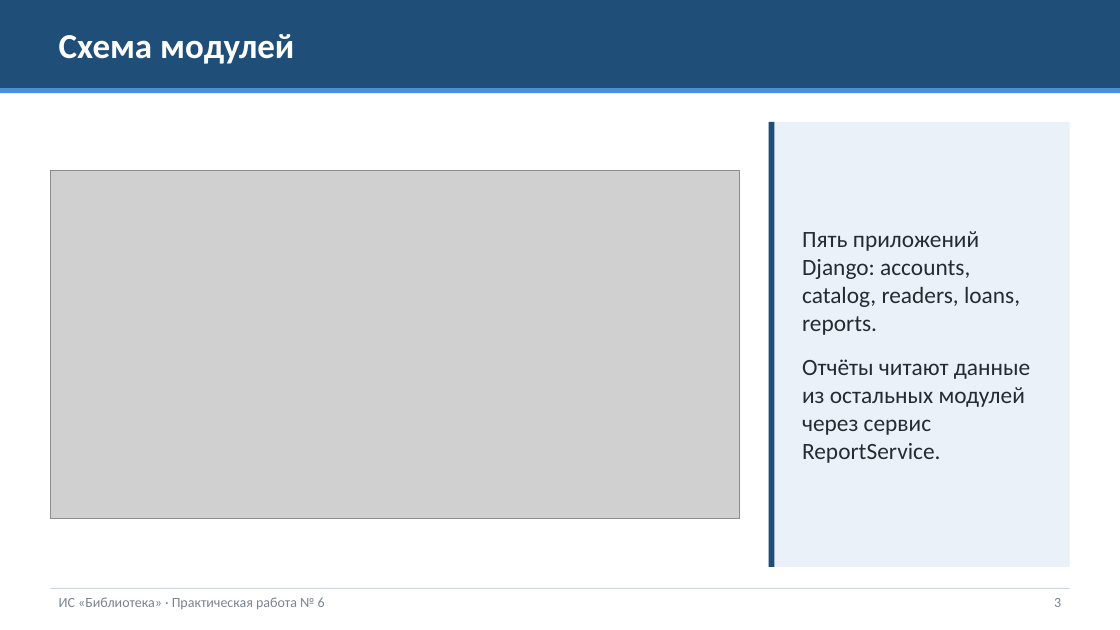
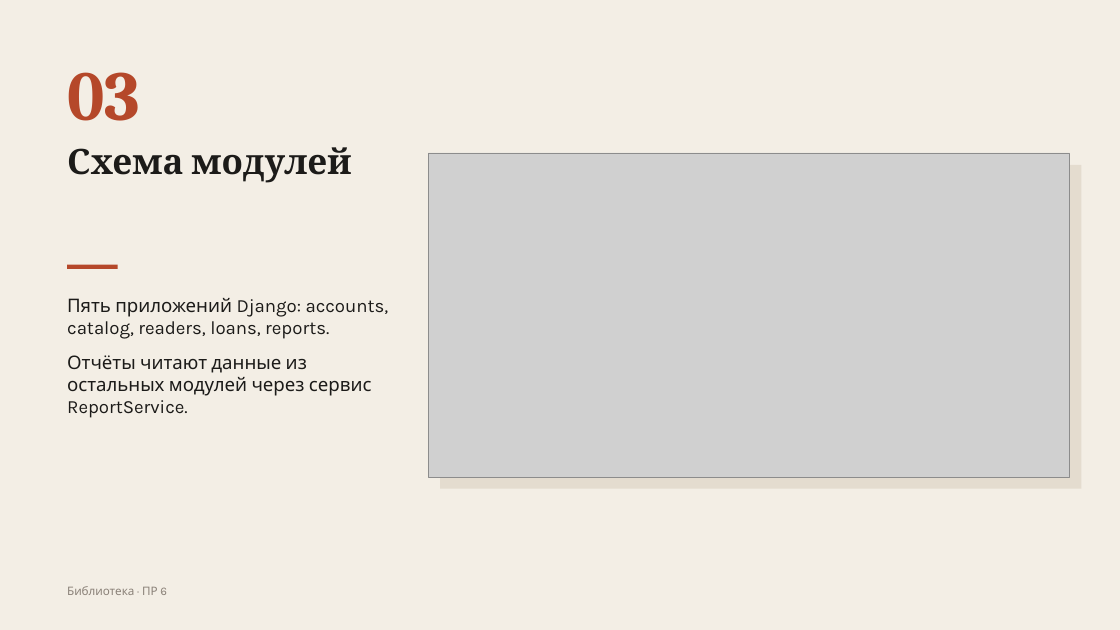
Before and after one commit to aaa111ws/MDK04.01-, a slide deck: slide 3 of pr6/Презентация.pptx. Drawn at 1120x630 pixels with LibreOffice and Linux fonts; fonts in the diff are those of the drawing; grey boxes stand for pictures. Boxes give left, top, right and bottom in pixels: in the first picture for what was removed or moved away, otherwise in the second. Text is boxed around its words. In the diff, an @@ line names an element or a change of style, - is before the commit and + after.

```diff
--- a/pr6/Презентация.pptx
+++ b/pr6/Презентация.pptx
@@ background #FFFFFF to #F3EEE5 @@
@@ rectangle removed at bbox=[0, 0, 1120, 88] @@
@@ rectangle removed at bbox=[0, 88, 1120, 93] @@
@@ text added at bbox=[67, 72, 140, 121], 60 pt, text #B5482A, bold @@
+03
@@ text "Схема модулей": place and size @@
-text "Схема модулей" at bbox=[59, 34, 294, 64]
+text "Схема модулей" at bbox=[67, 147, 351, 183]
@@ text "Схема модулей" at bbox=[67, 147, 351, 183]: font Calibri to Cambria, text colour #FFFFFF to #1C1B19; line spacing 1 to 0.95; vertical alignment middle to top @@
@@ rectangle removed at bbox=[769, 122, 1070, 567] @@
@@ rectangle removed at bbox=[769, 122, 775, 567] @@
@@ picture: place and size @@
-picture at bbox=[50, 171, 739, 518]
+picture at bbox=[429, 153, 1070, 477]
@@ rectangle added at bbox=[440, 165, 1081, 489], fill #E4DCCF @@
@@ rectangle added at bbox=[67, 265, 118, 269], fill #B5482A @@
@@ text "Пять приложений Django: accounts, catalog, ...": place and size @@
-text "Пять приложений Django: accounts, catalog, ..." at bbox=[802, 231, 1030, 463]
+text "Пять приложений Django: accounts, catalog, ..." at bbox=[67, 298, 389, 418]
@@ text "Пять приложений Django: accounts, catalog, ..." at bbox=[67, 298, 389, 418]: size 20 to 16 pt, font Calibri to Karla, text colour #262B33 to #1C1B19; less space between paragraphs; vertical alignment middle to top @@
@@ rectangle removed at bbox=[50, 588, 1070, 589] @@
@@ text at bbox=[67, 586, 167, 595]: text changed; size 12 to 10 pt; font Calibri to Karla; text colour #7A8490 to #8A8178 @@
-ИС «Библиотека» · Практическая работа № 6
+Библиотека · ПР 6
@@ text removed at bbox=[1054, 598, 1061, 607] @@
-3
```
Also in this commit, not shown: 11 other slides changed.
